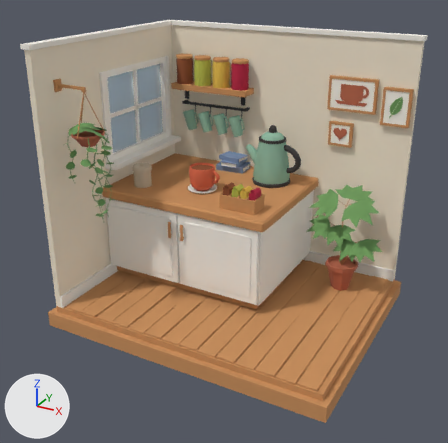
Two versions of the Blender file tools/blender/nook.blend, one commit apart.
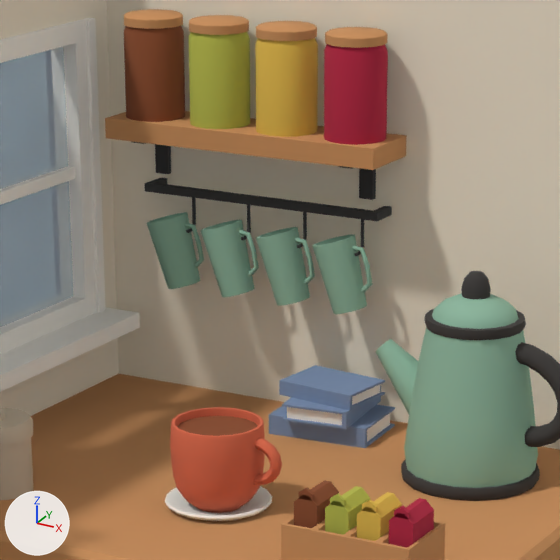
Old and new are each drawn whole from a camera (50 mm lens) standing at (1.004, -1.745, 0.738) and looking at (0.134, -0.164, -0.053) and again close up on the part from 32% to 66% of the width and 12% to 46% of the height. Lighting does not change. The marker at lower left points along +X, +Y and +Z. The older version's two pictures come first.

In view in the first close-up: 'Kettle', 'Mug', 'Room', 'TeaBag_0', 'TeaBag_1', 'TeaBag_2', 'TeaBag_3', 'TeaSurface', 'Window_Glass'.
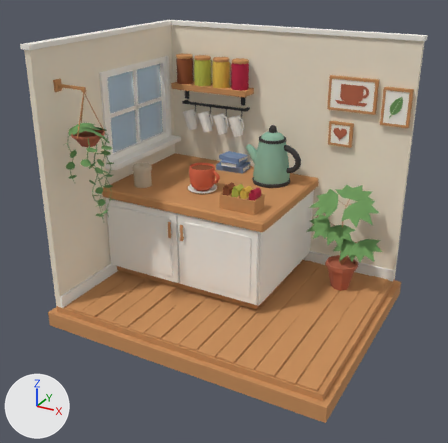
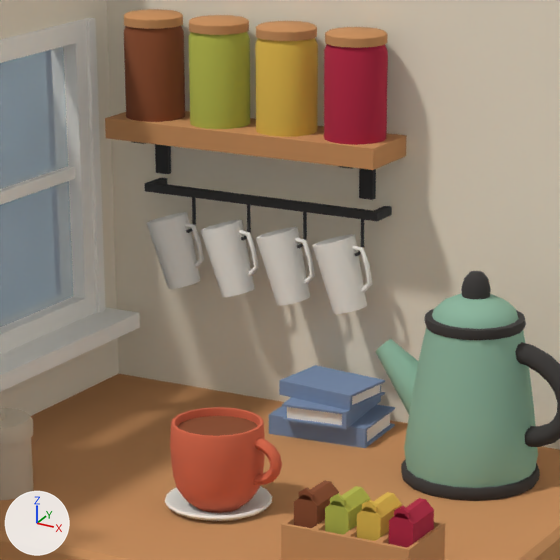
The edits, one by one:
me_room has 3127 vertices, 2985 faces and spans x -0.34..0.62, y -0.495..0.265, z -0.4..0.5.
me_room is used by ob_room; location (0.0, 0.0, 0.0).
me_room part 1: all 344 faces that had it switch from mat_mat_kettle (greyish green #8fb8a0) to mat_mat_frame (white #f7f3ea).

Changed parts and their boxes [x1, y1, x2, y2] in the close-ups (560 x 560 px):
part 1 of me_room, recoloured (greyish green to white): [147, 212, 372, 314] in both
